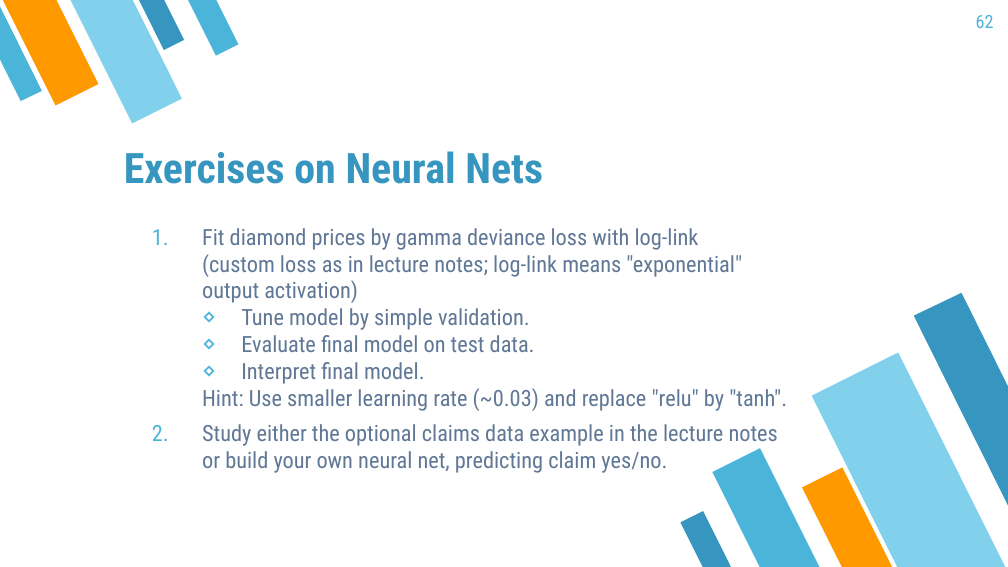
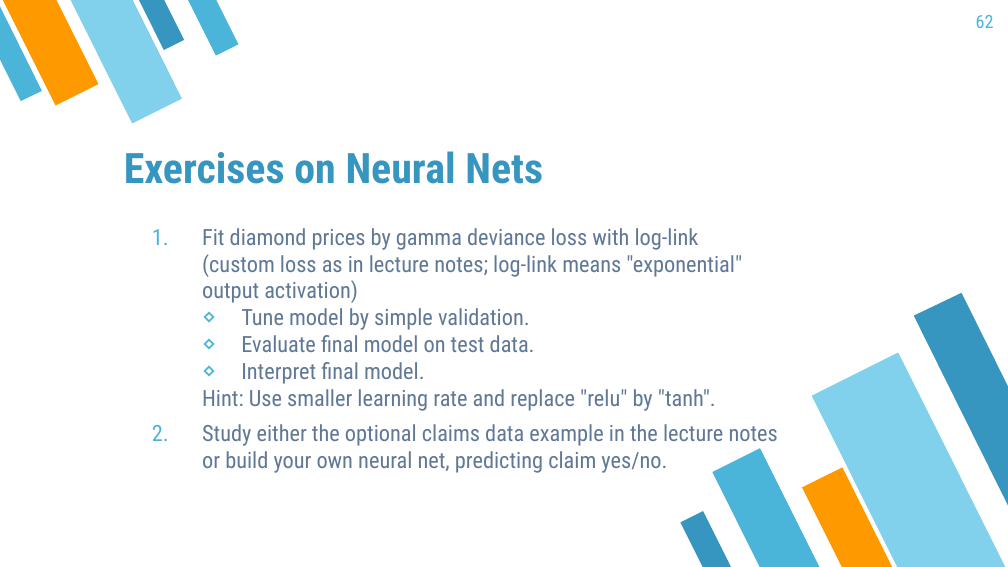
Before and after one commit to mayer79/ml_lecture, a slide deck: slide 62 of slides/ML_Lecture.pptx. Drawn at 1008x567 pixels with LibreOffice and Linux fonts; fonts in the diff are those of the drawing. Boxes give left, top, right and bottom in pixels: in the first picture for what was removed or moved away, otherwise in the second. Text is boxed around its words. In the diff, an @@ line names an element or a change of style, - is before the commit and + after.

Commit message:
removed number in slides

```diff
--- a/slides/ML_Lecture.pptx
+++ b/slides/ML_Lecture.pptx
@@ text at box(202, 389, 716, 411): text changed @@
-  Hint: Use smaller learning rate (~0.03) and replace "relu" by "tanh".
+  Hint: Use smaller learning rate and replace "relu" by "tanh".
```
